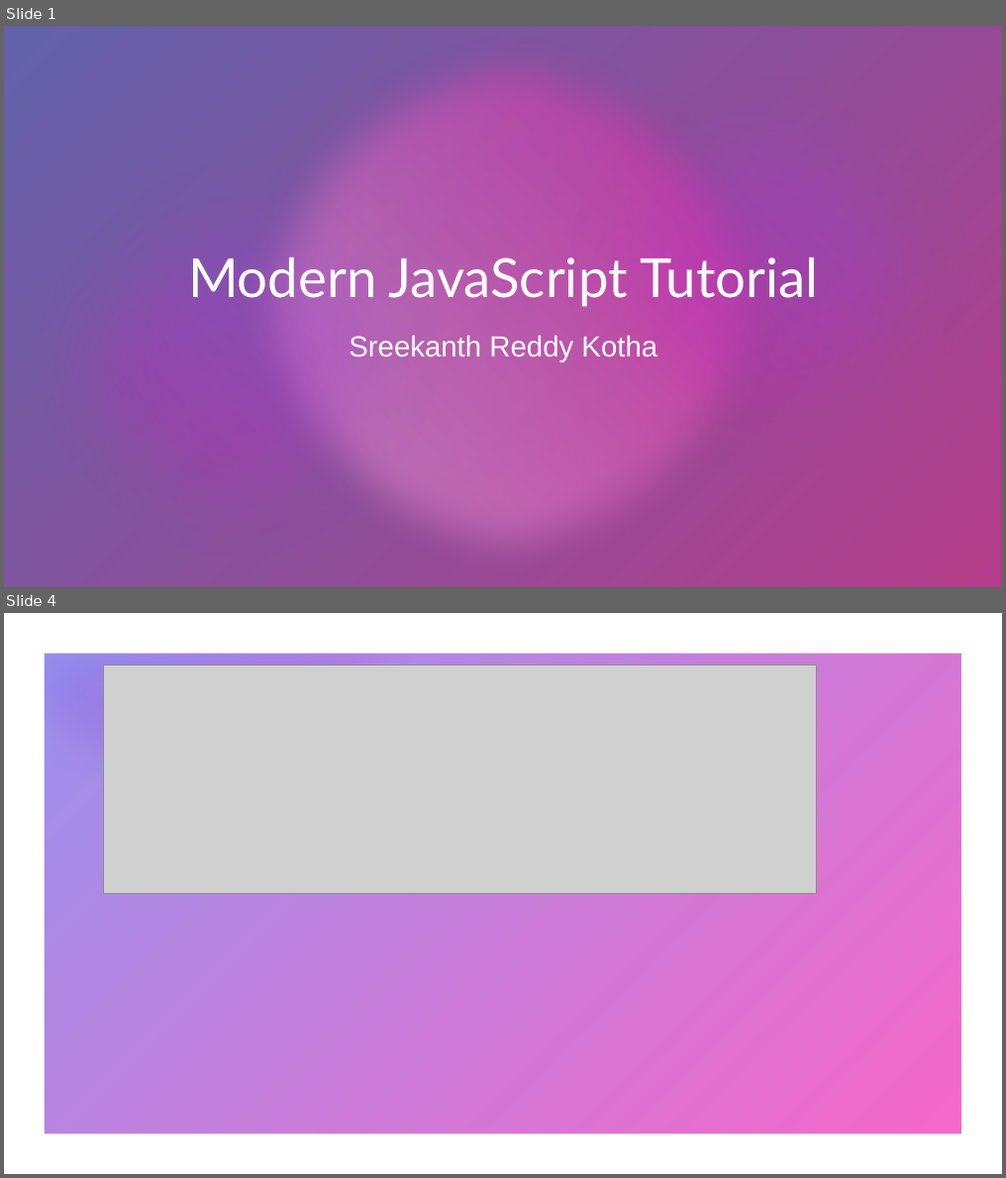
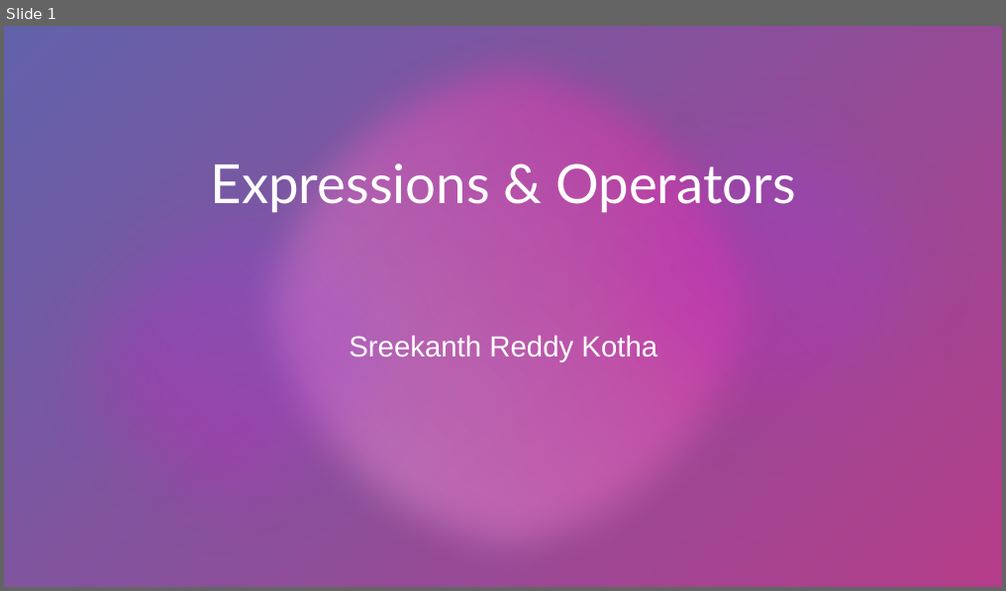
Before and after one commit to futureappdevelopers22/03-12-22-workshop1, a slide deck: PPTS/Modern JavaScript Tutorial-14-12-2022.pptx. Shown one above the other, each under a label of ours: slides 1 and 4 before the commit, slide 1 after it; the slides between them are not shown. The pictures are 1006x1178 and 1006x591 pixels, drawn with LibreOffice and Linux fonts; fonts in the diff are those of the drawing; grey boxes stand for pictures; background and template pictures are left out; a plain dark background stands for a picture behind light text. Boxes give left, top, right and bottom in pixels: in the first picture for what was removed or moved away, otherwise in the second. Text is boxed around its words. In the diff, an @@ line names an element or a change of style, - is before the commit and + after.

```diff
--- a/PPTS/Modern JavaScript Tutorial-14-12-2022.pptx
+++ b/PPTS/Modern JavaScript Tutorial-14-12-2022.pptx
@@ slide 4 removed at <box>4,613,1002,1174</box>, background #FFFFFF; not listed: 1 template element that a slide beside it also shows @@
@@ frame removed at <box>4,613,1002,1174</box> @@
@@ rectangle removed at <box>5,614,1002,1174</box> @@
@@ freeform shape removed at <box>7,614,479,811</box> @@
@@ picture removed at <box>104,665,816,894</box> @@
@@ slide 1 changed as well @@
@@ title at <box>211,157,795,214</box>: text changed @@
-Modern JavaScript Tutorial
+Expressions & Operators
```
Also in this commit, not shown: 25 other slides changed, 1 slide added, 8 other slides removed.
